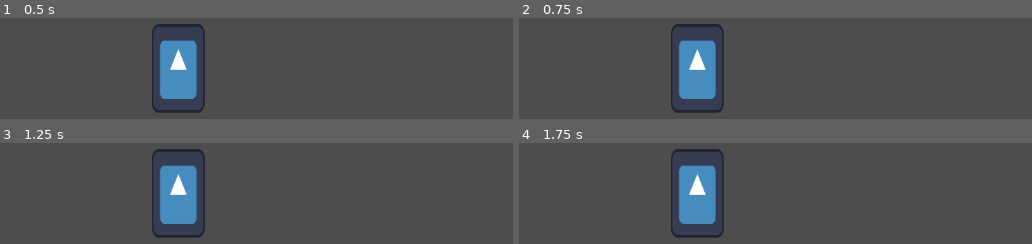
Above: before the commit, frames 1-4 (two rows, left to right).
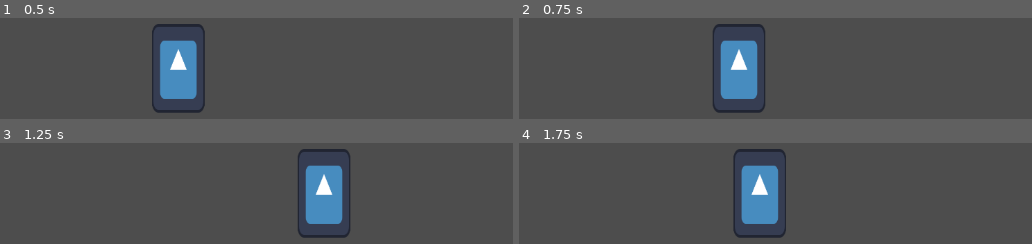
Above: after the commit, the same moments.

Repository: moaatt2/My-First-Game
Game: Godot game, scene res://scenes/world.tscn
The game is run twice, just before and just after one commit, with the same random seed, the same clock (stepped at 60 frames per second) and the same inputs. The engine's default icon, where the game draws it, is replaced by a stand-in: a white triangle on a blue panel in a dark square.
Inputs:
- Up to frame 1 (0.5 s): no input
- Up to frame 2 (0.75 s): tap Enter at 0.5 s; hold D (move_right, bound only after the commit) from 0.53 s (still down)
- Up to frame 3 (1.25 s): keep holding D (move_right, bound only after the commit)
- Up to frame 4 (1.75 s): release D (move_right, bound only after the commit) at 1.28 s; hold A (move_left, bound only after the commit) from 1.28 s (still down)

Frame 1 is identical in both runs. In frame 2, 10% of the frame differs, in the area x 29-48%, y 5-95%; in frame 3, 11%; in frame 4, 11%, in the area x 29-53%, y 5-95%.

Commit message:
Add player to main level scene, and write script that allows for player movement.

Diff:
--- a/project.godot
+++ b/project.godot
@@ -15,6 +15,24 @@
 config/features=PackedStringArray("4.5", "Mobile")
 config/icon="res://icon.svg"
 
+[input]
+
+move_left={
+"deadzone": 0.5,
+"events": [Object(InputEventKey,"resource_local_to_scene":false,"resource_name":"","device":-1,"window_id":0,"alt_pressed":false,"shift_pressed":false,"ctrl_pressed":false,"meta_pressed":false,"pressed":false,"keycode":0,"physical_keycode":65,"key_label":0,"unicode":97,"location":0,"echo":false,"script":null)
+]
+}
+move_right={
+"deadzone": 0.5,
+"events": [Object(InputEventKey,"resource_local_to_scene":false,"resource_name":"","device":-1,"window_id":0,"alt_pressed":false,"shift_pressed":false,"ctrl_pressed":false,"meta_pressed":false,"pressed":false,"keycode":0,"physical_keycode":68,"key_label":0,"unicode":100,"location":0,"echo":false,"script":null)
+]
+}
+jump={
+"deadzone": 0.5,
+"events": [Object(InputEventKey,"resource_local_to_scene":false,"resource_name":"","device":0,"window_id":0,"alt_pressed":false,"shift_pressed":false,"ctrl_pressed":false,"meta_pressed":false,"pressed":false,"keycode":0,"physical_keycode":32,"key_label":0,"unicode":0,"location":0,"echo":false,"script":null)
+]
+}
+
 [rendering]
 
 renderer/rendering_method="mobile"
--- a/scenes/player.tscn
+++ b/scenes/player.tscn
@@ -1,11 +1,13 @@
-[gd_scene load_steps=3 format=3 uid="uid://5e27c4l0dy1t"]
+[gd_scene load_steps=4 format=3 uid="uid://5e27c4l0dy1t"]
 
 [ext_resource type="Texture2D" uid="uid://bol1s4l6a5m10" path="res://icon.svg" id="1_3vyb7"]
+[ext_resource type="Script" uid="uid://b0vqpbpj1a0x4" path="res://scripts/player.gd" id="1_g2els"]
 
 [sub_resource type="RectangleShape2D" id="RectangleShape2D_g2els"]
 size = Vector2(77.5, 130)
 
 [node name="Player" type="CharacterBody2D"]
+script = ExtResource("1_g2els")
 
 [node name="Sprite2D" type="Sprite2D" parent="."]
 position = Vector2(0, -65)
--- /dev/null
+++ b/scripts/player.gd
@@ -0,0 +1,7 @@
+extends CharacterBody2D
+
+
+func _physics_process(delta: float) -> void:
+	var horizontal_direction = Input.get_axis("move_left", "move_right")
+	velocity.x = 300 * horizontal_direction
+	move_and_slide()
Not shown, added: scripts/player.gd.uid
